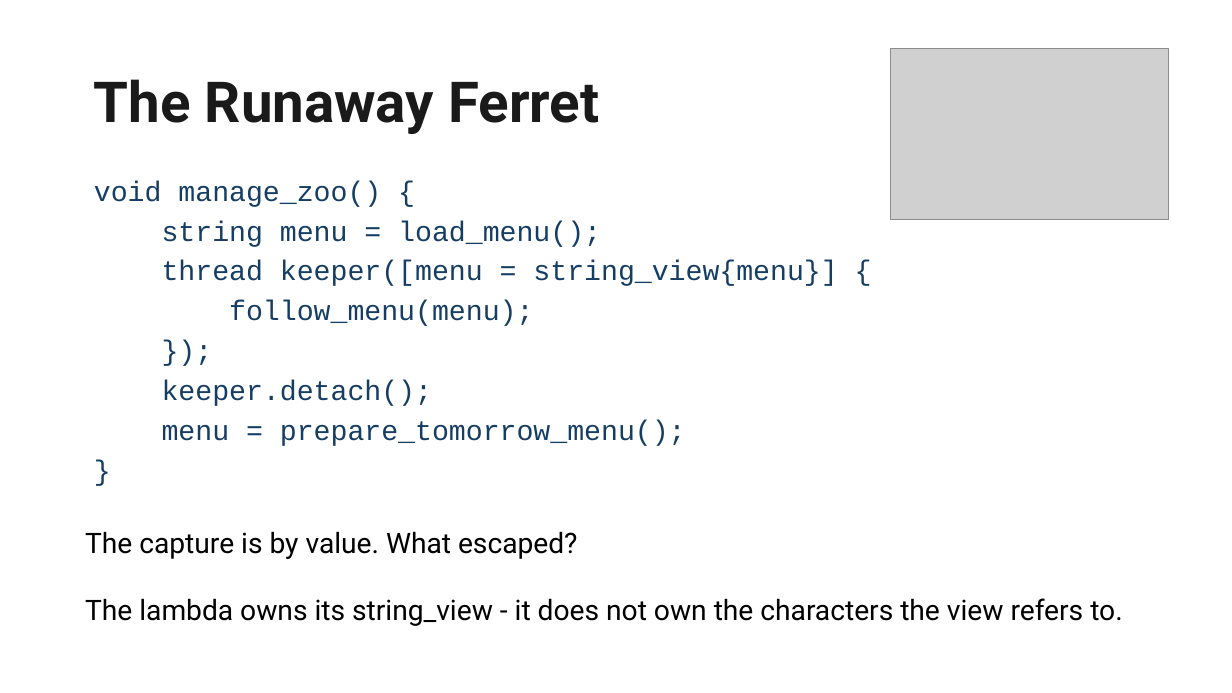
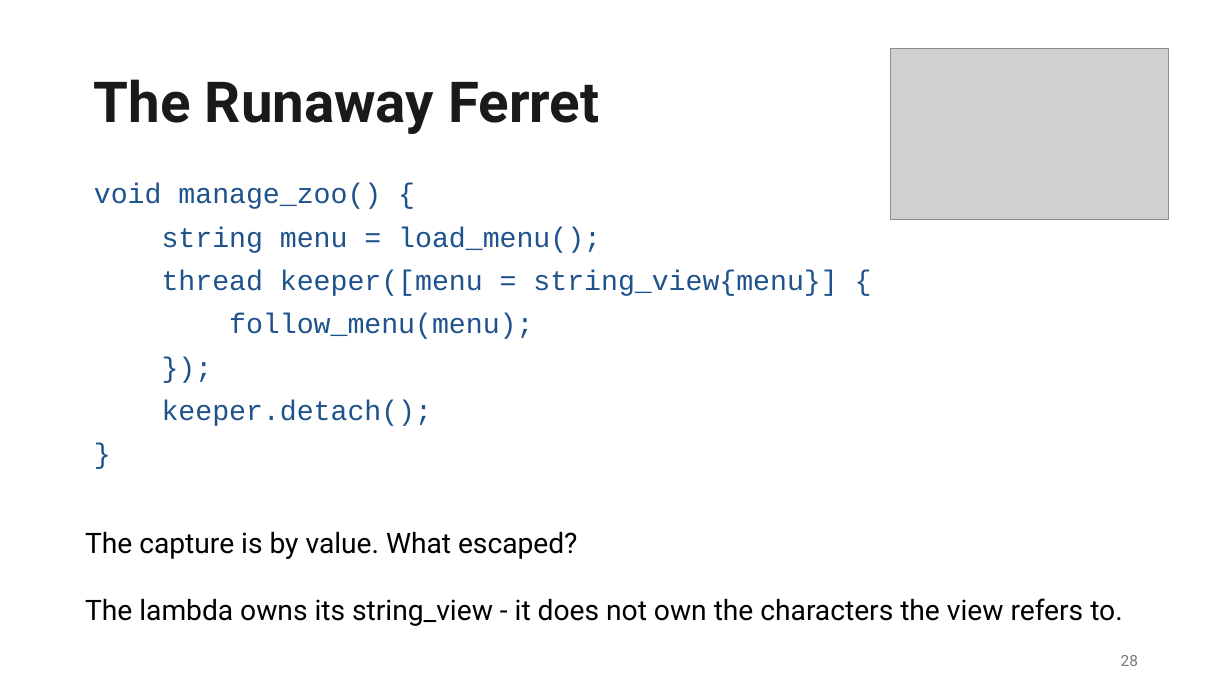
Before and after one commit to EmptySquareBubble/once_upon_a_thread, a slide deck: slide 28 of slides/Once Upon a Thread.pptx (slide 29 before the commit). Drawn at 1232x693 pixels with LibreOffice and Linux fonts; fonts in the diff are those of the drawing; grey boxes stand for pictures; background and template pictures are left out. Boxes give left, top, right and bottom in pixels: in the first picture for what was removed or moved away, otherwise in the second. Text is boxed around its words. In the diff, an @@ line names an element or a change of style, - is before the commit and + after.

```diff
--- a/slides/Once Upon a Thread.pptx
+++ b/slides/Once Upon a Thread.pptx
@@ text "void manage_zoo() {" at (x1=94, y1=183, x2=837, y2=426): text colour #163E64 to #1E528C; line spacing 0.8 to 0.9 @@
@@ text at (x1=162, y1=420, x2=686, y2=446): paragraph removed @@
-menu = prepare_tomorrow_menu();
@@ page number added at (x1=1121, y1=655, x2=1138, y2=666), 12 pt, text #797979 @@
+28
```
Also in this commit, not shown: 61 other slides changed, 2 slides added, 3 slides removed.
